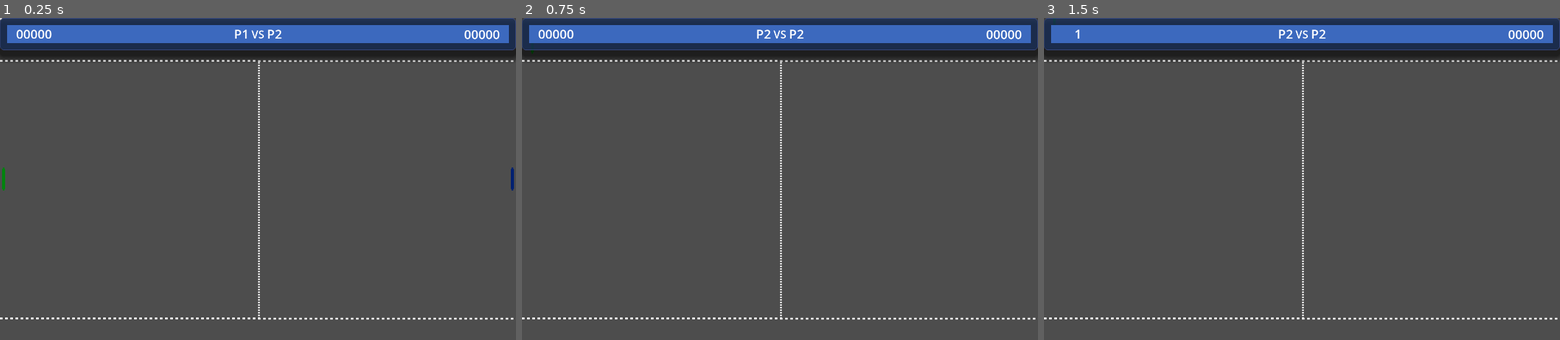
Above: before the commit, frames 1-3 (left to right).
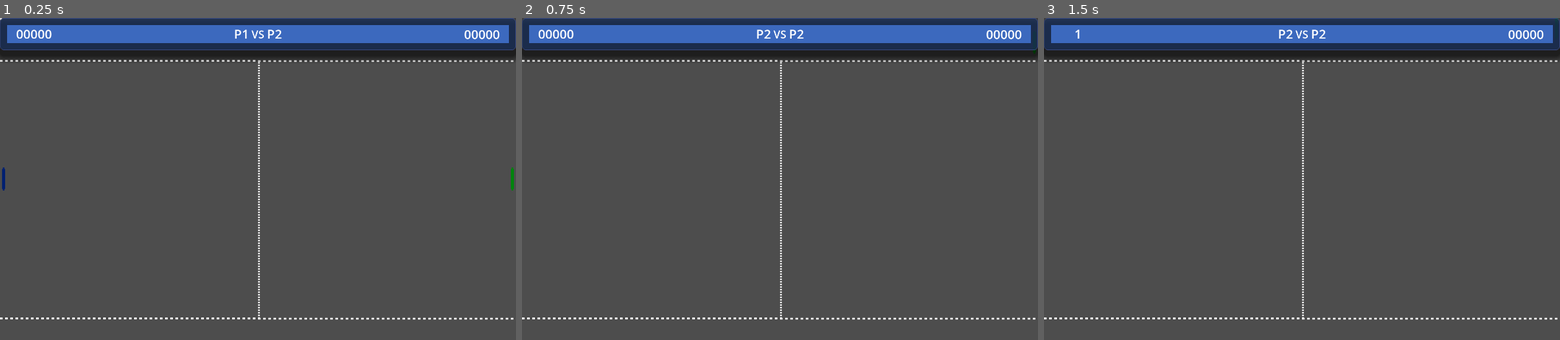
Above: after the commit, the same moments.

Repository: Fox-Alpha/Pong_Godot_4_Multiplayer
Game: Godot game, scene res://scenes/game/Pong_40.tscn
The game is run twice, just before and just after one commit, with the same random seed, the same clock (stepped at 60 frames per second) and the same inputs. This scene is started directly instead of the project's main scene.
Inputs (mouse positions are in pixels of both pictures, inside the frame that each line leads up to):
- Up to frame 1 (0.25 s): no input
- Up to frame 2 (0.75 s): tap Enter at 0.5 s; move the mouse to (893, 162) at 0.52 s; hold W (p1_up) from 0.53 s (still down); hold Down (p2_down) from 0.53 s (still down); click (893, 162) at 0.67 s
- Up to frame 3 (1.5 s): tap Space at 1.25 s; move the mouse to (1198, 195) at 1.27 s; release W (p1_up) at 1.28 s; release Down (p2_down) at 1.28 s; hold S (p1_down) from 1.28 s (still down); tap Up (p2_up) at 1.35 s

The runs differ from the first frame. In frame 1, less than 0.1% of the frame differs, in the area x 0-100%, y 46-54%; in frame 2, less than 0.1%; in frame 3, less than 0.1%.

Commit message:
Fix: Fix the Fix with the paddle side position

Diff:
--- a/scenes/game/playground/paddle/paddle_controller.gd
+++ b/scenes/game/playground/paddle/paddle_controller.gd
@@ -12,8 +12,8 @@
 @export var PlayerPaddle = Player.PLAYER_1
 @export_color_no_alpha var playercolor = DEFAULTCOLOR
 
-@onready var PlayerRightPosition : Vector2 = Vector2(10, get_viewport_rect().size.y/2)
-@onready var PlayerLeftPosition : Vector2 = Vector2(get_viewport_rect().size.x-10, get_viewport_rect().size.y/2)
+@onready var PlayerLeftPosition : Vector2 = Vector2(10, get_viewport_rect().size.y/2)
+@onready var PlayerRightPosition : Vector2 = Vector2(get_viewport_rect().size.x-10, get_viewport_rect().size.y/2)
 
 
 func _ready():
@@ -33,6 +33,7 @@
 	_reset_position()
 
 
+
 func _physics_process(delta):
 	var direction : Vector2 = Vector2.ZERO
 	match PlayerPaddle:
@@ -43,9 +44,7 @@
 
 	if(direction):
 		direction = direction.normalized()
-		var v = direction * SPEED * delta
-		velocity = v
-		#velocity = direction * SPEED * delta
+		velocity = direction * SPEED * delta
 		move_and_collide(velocity)
 
 func _reset_position():
